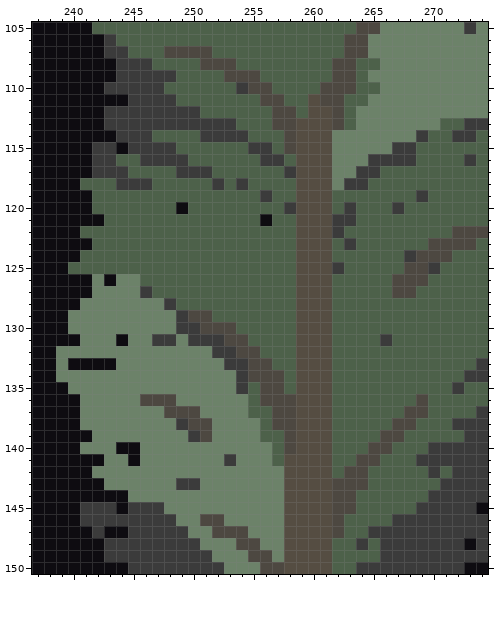
Pixel-art file: mockup4.aseprite. The picture above was drawn from the file before the commit.
420x317 pixels, 1 frame. Colours within 5 levels of each other are drawn and written as one. Shown: x 237..274, y 105..150. The commit also changed other parts of the picture, which this record leaves out.
After the commit:
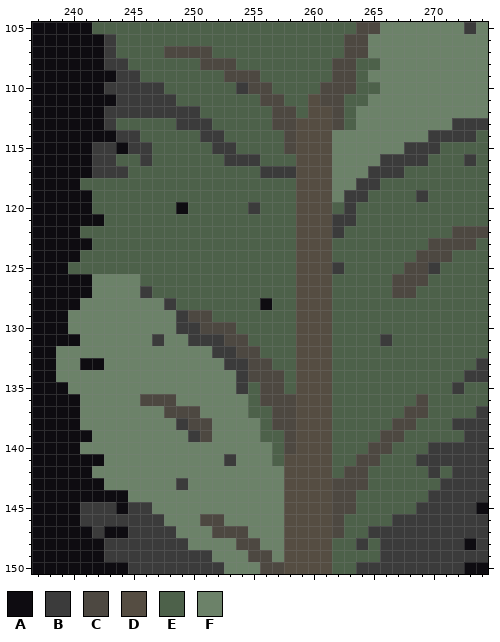
Palette (. is transparent): A #0e0c11  B #3b3b3b  C #4d4841  D #554d42  E #4d614a  F #6c8269
Edits made:
layer "Dark Background" added
layer "Tree Back" added
layer "Background" removed
layer "Layer 5" removed
layer "Layer 4" removed
--- layers "Tree Back", "Dark Background"
@@ x 237..274 @@
 106 AAAAAABEEEEEEEEEEEEEEEEEEECCFFFFFFFFFF
-107 AAAAAABBEEECCCCEEEEEEEEEEECCFFFFFFFFFF
-108 AAAAAAABBBEEEECCCEEEEEEEECCEEFFFFFFFFF
-109 AAAAAAABBBBBEEEECCCEEEEEECCEFFFFFFFFFF
+107 AAAAAABEEEECCCCEEEEEEEEEEECCFFFFFFFFFF
+108 AAAAAABBEEEEEECCCEEEEEEEECCEEFFFFFFFFF
+109 AAAAAAABBEEEEEEECCCEEEEEECCEFFFFFFFFFF
 110 AAAAAABBBBBEEEEEEBCCEEEECCCEEFFFFFFFFF
-111 AAAAAAAABBBBEEEEEEECCEEDCCEEFFFFFFFFFF
+111 AAAAAAABBBBBEEEEEEECCEEDCCEEFFFFFFFFFF
 112 AAAAAABBBBBBBBEEEEEECCEDDCEFFFFFFFFFFF
-113 AAAAAABBBBBBBBBBBEEECCDDDCEFFFFFFFEEBB
-114 AAAAAAABBBEEEEBBBBEEECDDDFFFFFFFBEEBBE
-115 AAAAABBABBBBEEEEEEBBECDDDFFFFFBBEEEEEE
-116 AAAAABBEEBBBBEEEEEEBBEDDDFFFBBBBEEEEBE
-117 AAAAABBBEEEEBBBEEEEEEBDDDFFBBEEEEEEEEE
-118 AAAAEEEBBBEEEEEBEBEEEEDDDFBBEEEEEEEEEE
-119 AAAAAEEEEEEEEEEEEEEBEEDDDEEEEEEEBEEEEE
-120 AAAAAEEEEEEEAEEEEEEEEBDDDEBEEEBEEEEEEE
-121 AAAAAAEEEEEEEEEEEEEAEEDDDBBEEEEEEEEEEE
+113 AAAAAABEEEEEBBBEEEEECCDDDCEFFFFFFFFBBB
+114 AAAAAAABBEEEEEBBEEEEECDDDFFFFFFFFBBBBE
+115 AAAAABBABBEEEEEBBEEEECDDDFFFFFFBBBEEEE
+116 AAAAABBEEBEEEEEEBBBEEEDDDFFFFBBBBEEEBE
+117 AAAAABBBEEEEEEEEEEEBBBDDDFFFBBBEEEEEEE
+118 AAAAEEEEEEEEEEEEEEEEEEDDDFFBBEEEEEEEEE
+119 AAAAAEEEEEEEEEEEEEEEEEDDDFBBEEEEBEEEEE
+120 AAAAAEEEEEEEAEEEEEBEEEDDDEBEEEEEEEEEEE
+121 AAAAAAEEEEEEEEEEEEEEEEDDDBBEEEEEEEEEEE
 122 AAAAEEEEEEEEEEEEEEEEEEDDDBEEEEEEEEECCC
-123 AAAAAEEEEEEEEEEEEEEEEEDDDEBEEEEEECCCCE
-124 AAAAEEEEEEEEEEEEEEEEEEDDDEEEEEEBCCCEEE
+123 AAAAAEEEEEEEEEEEEEEEEEDDDEEEEEEEECCCCE
+124 AAAAEEEEEEEEEEEEEEEEEEDDDEEEEEEECCCEEE
 125 AAAEEEEEEEEEEEEEEEEEEEDDDBEEEEECCBEEEE
-126 AAAAAFAFFEEEEEEEEEEEEEDDDEEEEECCCEEEEE
+126 AAAAAFFFFEEEEEEEEEEEEEDDDEEEEECCCEEEEE
 127 AAAAAFFFFBEEEEEEEEEEEEDDDEEEEECCEEEEEE
-128 AAAAFFFFFFFBEEEEEEEEEEDDDEEEEEEEEEEEEE
+128 AAAAFFFFFFFBEEEEEEEAEEDDDEEEEEEEEEEEEE
 129 AAAFFFFFFFFFBCCEEEEEEEDDDEEEEEEEEEEEEE
 130 AAAFFFFFFFFFBBCCCEEEEEDDDEEEEEEEEEEEEE
-131 AAAAFFFAFFBBFBBBCCEEEEDDDEEEEBEEEEEEEE
+131 AAAAFFFFFFBFFBBBCCEEEEDDDEEEEBEEEEEEEE
 132 AAFFFFFFFFFFFFFBBCCEEEDDDEEEEEEEEEEEEE
-133 AAFAAAAFFFFFFFFFBBCCEEDDDEEEEEEEEEEEEB
+133 AAFFAAFFFFFFFFFFBBCCEEDDDEEEEEEEEEEEEB
 134 AAFFFFFFFFFFFFFFFBCCCEDDDEEEEEEEEEEEBB
@@ x 242..252 @@
 139 FFFFFFFFBCF
-140 FFAAFFFFFFF
-141 AFFAFFFFFFF
+140 FFFFFFFFFFF
+141 AFFFFFFFFFF
 142 FFFFFFFFFFF
-143 AFFFFFFBBFF
+143 AFFFFFFBFFF
 144 AAAFFFFFFFF
-145 BBABBBFFFFF
-146 BBBBBBBFFCC
-147 BAABBBBBFFC
-148 ABBBBBBBBFF
+145 BBABBFFFFFF
+146 BBBBBBFFFCC
+147 BAABBBBFFFC
+148 ABBBBBBBFFF
 149 ABBBBBBBBBF
